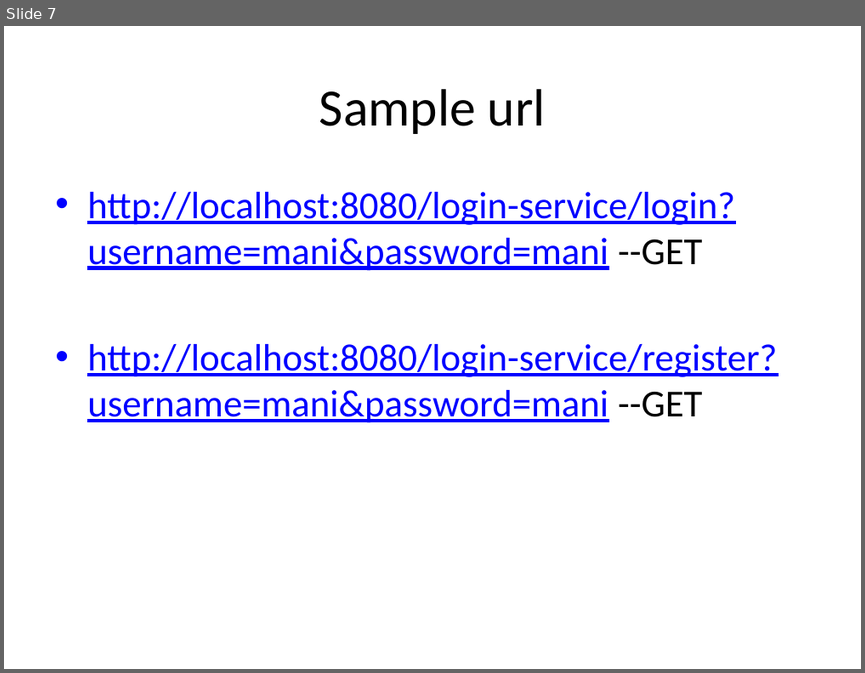
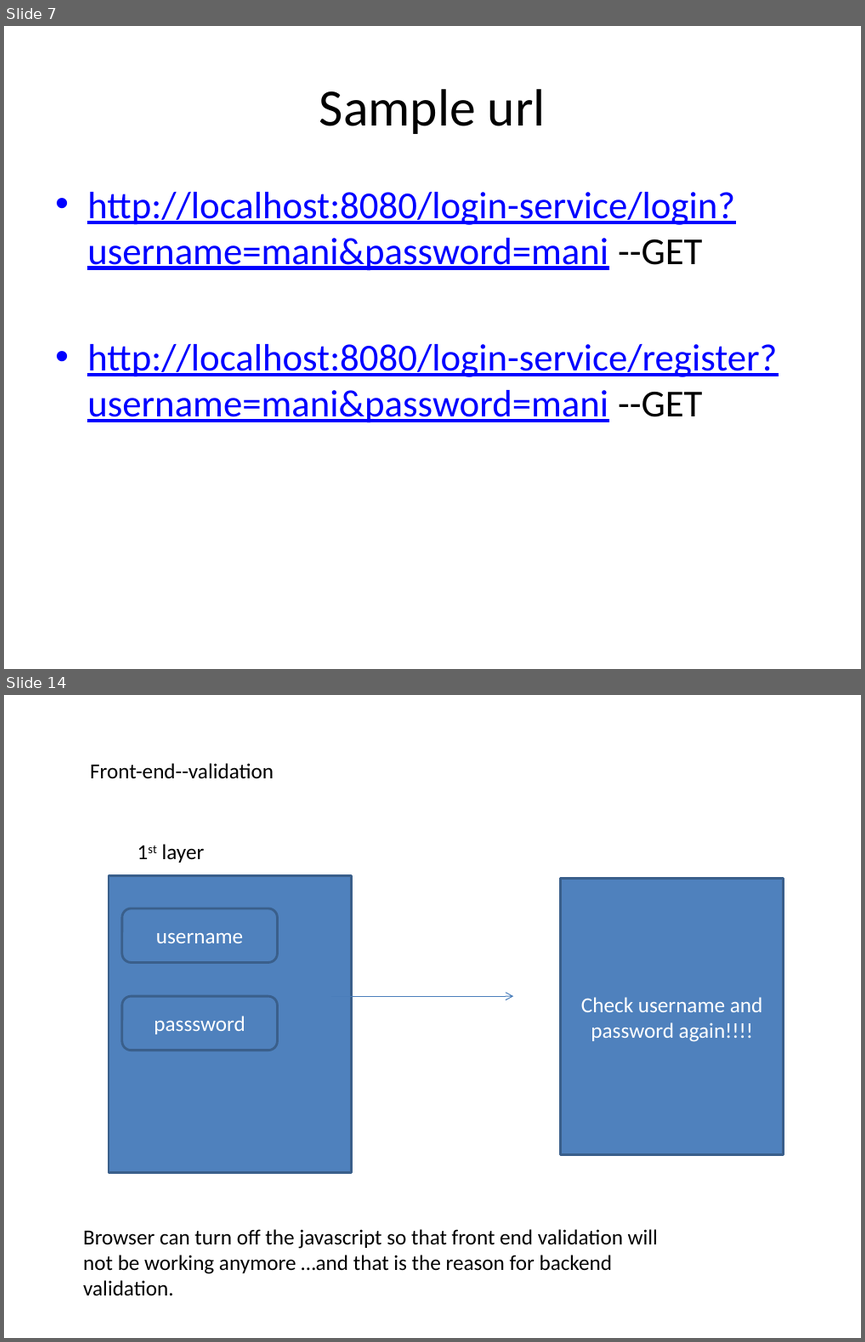
Before and after one commit to shiva3110/Finance-Management-service, a slide deck: notes/SpringbootPPT.pptx. Shown one above the other, each under a label of ours: slide 7 before the commit, slides 7 and 14 after it; the slides between them are not shown. The pictures are 865x673 and 865x1342 pixels, drawn with LibreOffice and Linux fonts; fonts in the diff are those of the drawing. Boxes give left, top, right and bottom in pixels: in the first picture for what was removed or moved away, otherwise in the second. Text is boxed around its words. In the diff, an @@ line names an element or a change of style, - is before the commit and + after.

```diff
--- a/notes/SpringbootPPT.pptx
+++ b/notes/SpringbootPPT.pptx
@@ slide 14 added at [4,695,861,1338], background #FFFFFF @@
@@ text added at [90,763,273,778], 18 pt, text #000000 @@
+Front-end--validation
@@ text added at [162,844,205,862], 18 pt, text #000000 @@
+1st layer
@@ rectangle added at [109,876,351,1172], fill #4F81BD, outline #3A5F8C 2 pt @@
@@ rectangle added at [561,879,783,1155], fill #4F81BD, outline #3A5F8C 2 pt, 18 pt, text #FFFFFF @@
+Check username and password again!!!!
@@ rounded rectangle added at [122,908,278,962], fill #4F81BD, outline #3A5F8C 2 pt, 18 pt, text #FFFFFF @@
+username
@@ rounded rectangle added at [122,996,278,1049], fill #4F81BD, outline #3A5F8C 2 pt, 18 pt, text #FFFFFF @@
+passsword
@@ arrow added from (331, 996) to (513, 996), #4B7EBC 0.75 pt @@
@@ text added at [83,1229,658,1296], 18 pt, text #000000 @@
+Browser can turn off the javascript so that front end validation will not be working anymore …and that is the reason for backend validation.
```
Also in this commit, not shown: 9 other slides added, 7 other files.
